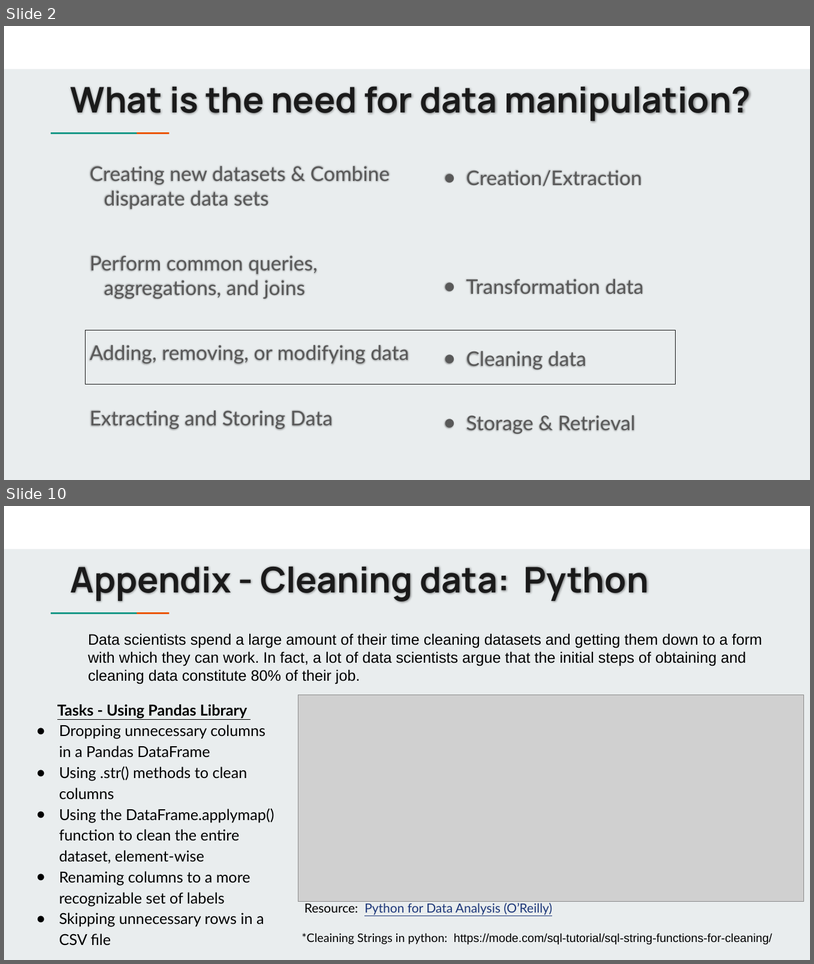
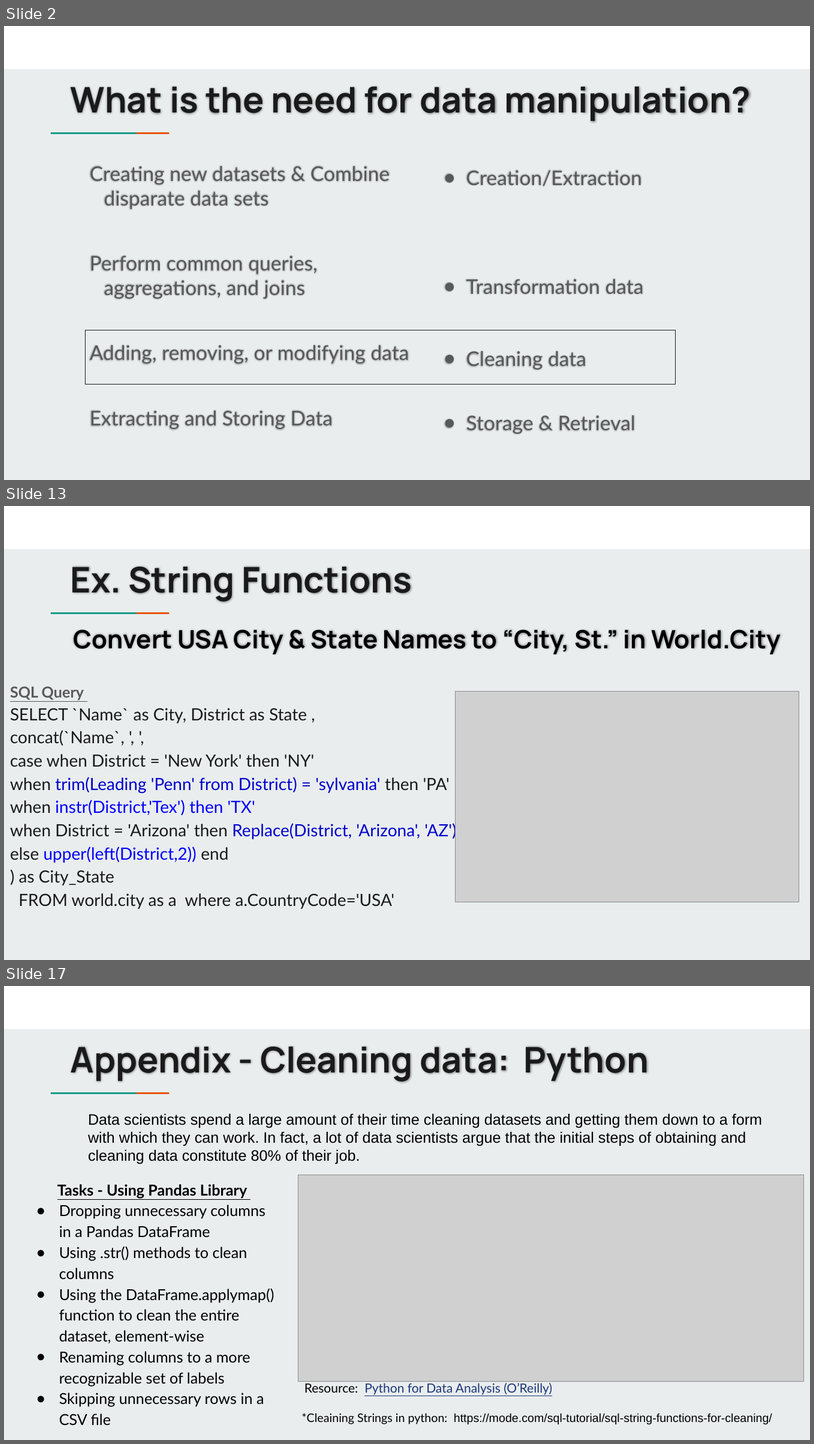
Before and after one commit to jbergmann56/OSDA-DataManipulationAndManagement, a slide deck: Lectures/Cleaning Data Using SQL (5).pptx. Shown one above the other, each under a label of ours: slides 2 and 10 before the commit, slides 2, 13 and 17 after it; the slides between them are not shown. The pictures are 814x964 and 814x1444 pixels, drawn with LibreOffice and Linux fonts; fonts in the diff are those of the drawing; grey boxes stand for pictures. Boxes give left, top, right and bottom in pixels: in the first picture for what was removed or moved away, otherwise in the second. Text is boxed around its words. In the diff, an @@ line names an element or a change of style, - is before the commit and + after.

```diff
--- a/Lectures/Cleaning Data Using SQL (5).pptx
+++ b/Lectures/Cleaning Data Using SQL (5).pptx
@@ slide 13 added at [4,506,810,960], background #E9EDEE; not listed: 3 template elements that a slide beside it also shows @@
@@ title added at [71,566,412,602], 42 pt, text #1A1A1A, bold @@
+Ex. String Functions
@@ subtitle added at [73,630,780,654], 30 pt, text #000000, bold @@
+Convert USA City & State Names to “City, St.” in World.City
@@ text added at [10,686,456,909], 20 pt, text #1A1A1A @@
+SQL Query
+SELECT `Name` as City, District as State ,
+concat(`Name`, ', ',
+case when District = 'New York' then 'NY'
+when trim(Leading 'Penn' from District) = 'sylvania' then 'PA'
+when instr(District,'Tex') then 'TX'
+when District = 'Arizona' then Replace(District, 'Arizona', 'AZ')
+else upper(left(District,2)) end
+) as City_State
+FROM world.city as a where a.CountryCode='USA'
@@ picture added at [455,691,800,901] @@
@@ what was slide 10 is now slide 17 @@
```
Also in this commit, not shown: 4 slides changed, 9 other slides added, 3 slides removed, 9 other files.
